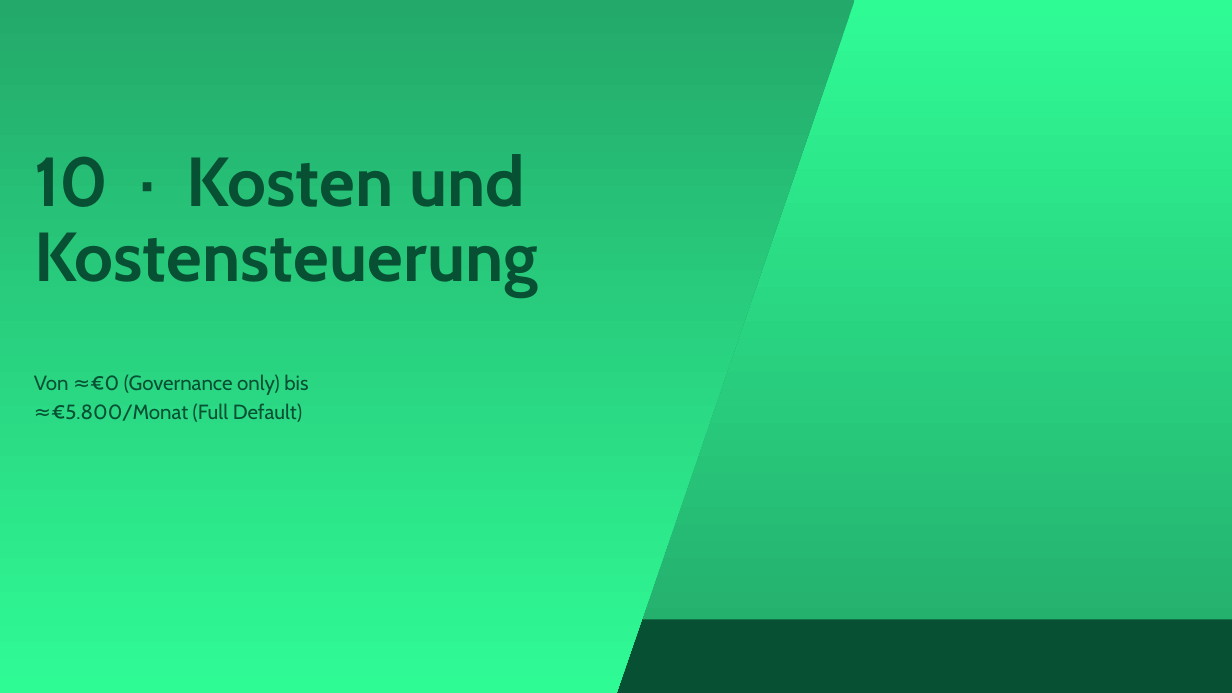
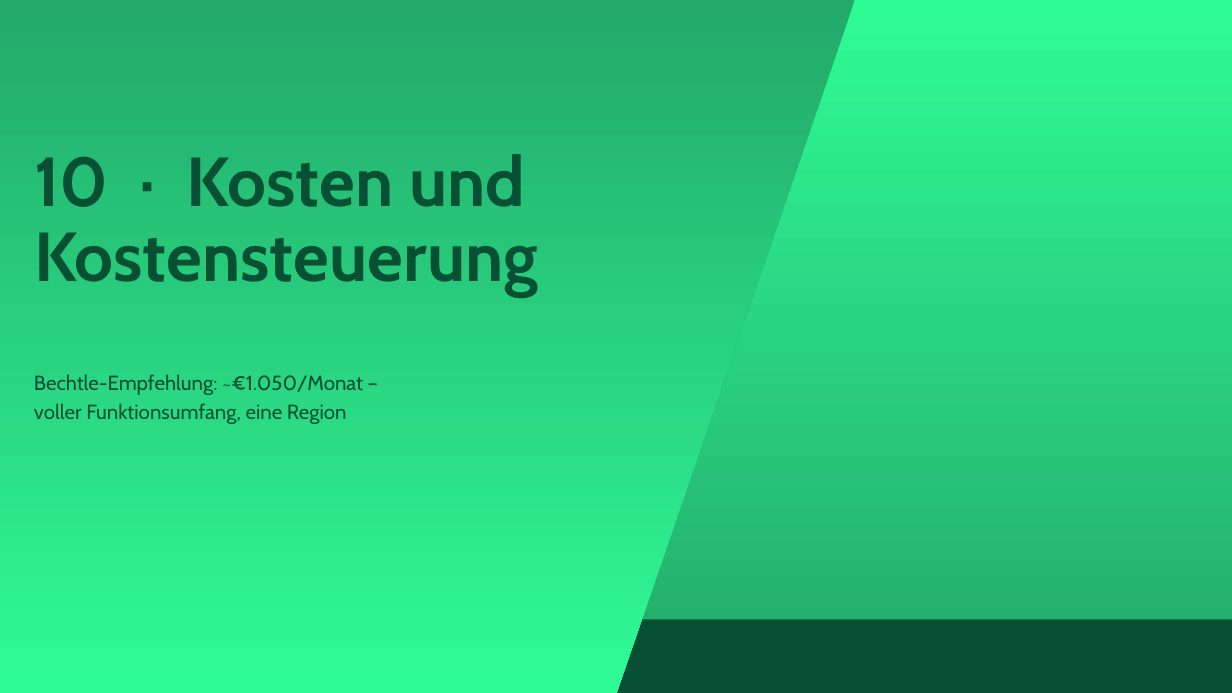
Before and after one commit to YannickBeck/azure-landing-zone, a slide deck: slide 23 of docs/konzept/Powerpoint/Azure-Landing-Zone-Konzept.pptx. Drawn at 1232x693 pixels with LibreOffice and Linux fonts; fonts in the diff are those of the drawing. Boxes give left, top, right and bottom in pixels: in the first picture for what was removed or moved away, otherwise in the second. Text is boxed around its words. In the diff, an @@ line names an element or a change of style, - is before the commit and + after.

```diff
--- a/docs/konzept/Powerpoint/Azure-Landing-Zone-Konzept.pptx
+++ b/docs/konzept/Powerpoint/Azure-Landing-Zone-Konzept.pptx
@@ subtitle at (x1=34, y1=374, x2=363, y2=424): text changed @@
-Von ≈€0 (Governance only) bis ≈€5.800/Monat (Full Default)
+Bechtle-Empfehlung: ~€1.050/Monat – voller Funktionsumfang, eine Region
```
Also in this commit, not shown: 3 other slides changed, 3 other files.
